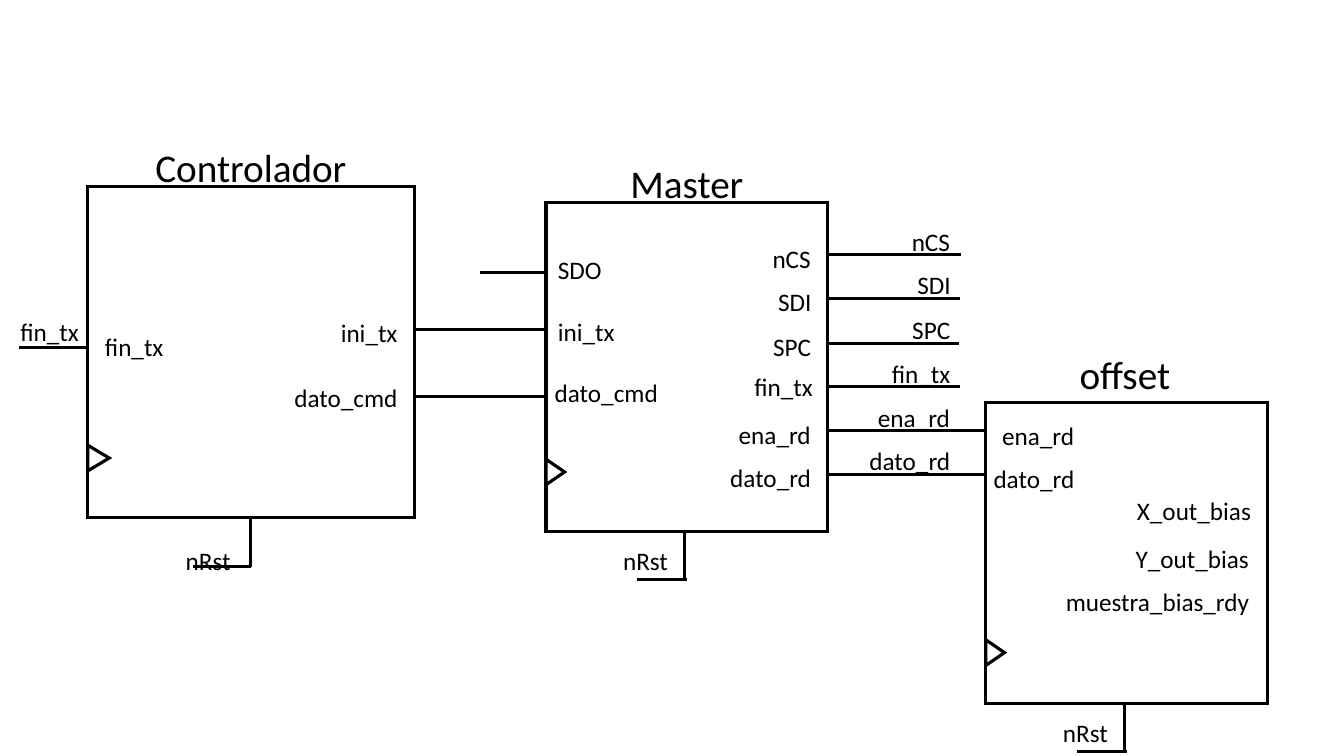
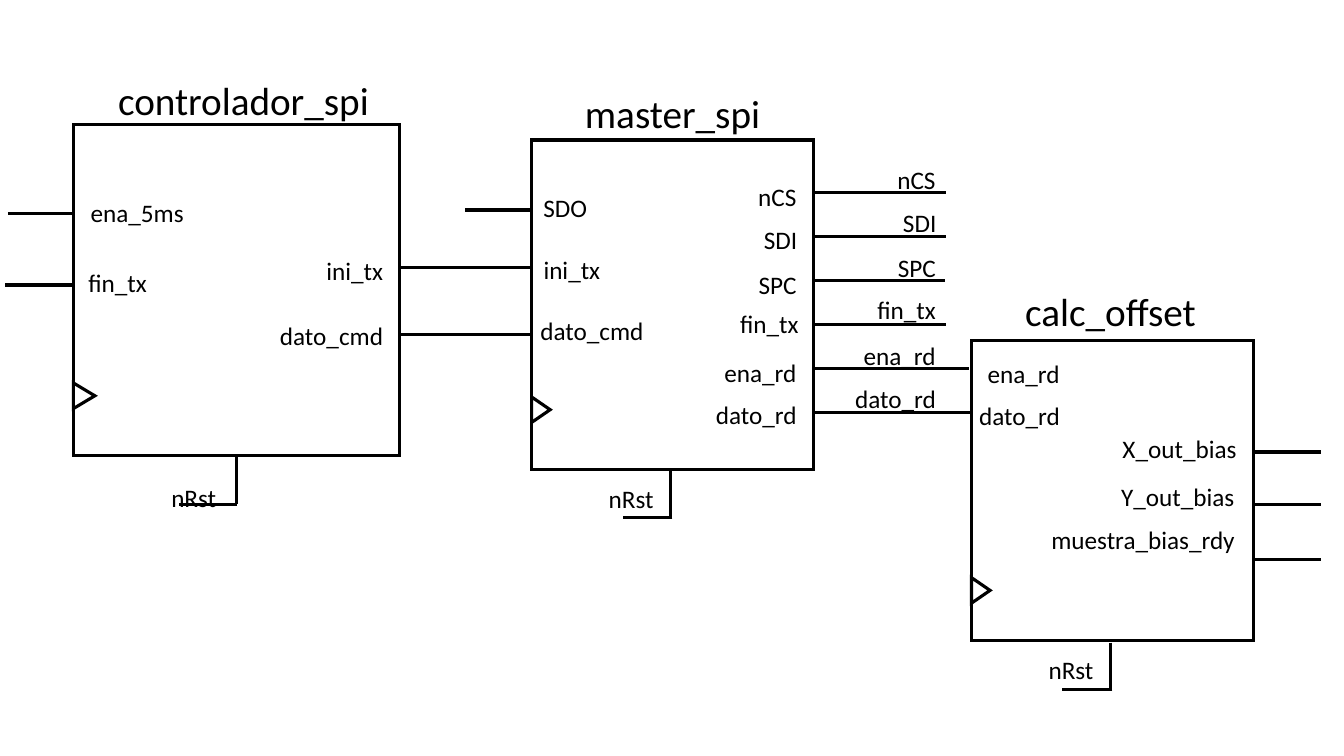
Before and after one commit to Chen1127HF/DD2, a slide deck: slide 1 of DD2_Proyecto_Chen/doc/Diagrama_Bloques.pptx (slide 2 before the commit). Drawn at 1344x756 pixels with LibreOffice and Linux fonts; fonts in the diff are those of the drawing. Boxes give left, top, right and bottom in pixels: in the first picture for what was removed or moved away, otherwise in the second. Text is boxed around its words. In the diff, an @@ line names an element or a change of style, - is before the commit and + after.

```diff
--- a/DD2_Proyecto_Chen/doc/Diagrama_Bloques.pptx
+++ b/DD2_Proyecto_Chen/doc/Diagrama_Bloques.pptx
@@ text at (118,87,369,125): text changed @@
-Controlador
+controlador_spi
@@ text at (585,101,760,135): text changed @@
-Master
+master_spi
@@ text added at (91,205,184,226), 18 pt, text #000000 @@
+ena_5ms
@@ line moved from (827, 475) - (986, 475) to (814, 193) - (947, 193) @@
@@ line added from (8, 214) to (76, 214), #000000 2.25 pt @@
@@ 14 texts, 4 lines, 3 triangles, 1 rectangle: place and size @@
-14 texts, 4 lines, 3 triangles, 1 rectangle at (88,262,1268,752)
+14 texts, 4 lines, 3 triangles, 1 rectangle at (74,200,1254,690)
@@ line moved from (415, 396) - (545, 396) to (400, 267) - (530, 267) @@
@@ line moved from (828, 298) - (960, 298) to (813, 281) - (946, 281) @@
@@ text at (1025,298,1196,332): text changed @@
-offset
+calc_offset
@@ text removed at (20,323,78,348) @@
-fin_tx
@@ line moved from (414, 330) - (545, 330) to (400, 334) - (530, 334) @@
@@ line moved from (828, 387) - (961, 387) to (814, 369) - (970, 369) @@
@@ 3 lines: place and size @@
-3 lines at (827,255,984,431)
+3 lines at (813,236,972,412)
@@ line added from (1253, 452) to (1321, 452), #000000 2.25 pt @@
@@ 12 texts, 4 lines, 2 rectangles: place and size @@
-12 texts, 4 lines, 2 rectangles at (19,187,1251,753)
+12 texts, 4 lines, 2 rectangles at (5,124,1236,691)
@@ line added from (1253, 504) to (1321, 504), #000000 2.25 pt @@
@@ line added from (1253, 560) to (1321, 560), #000000 2.25 pt @@
```
Also in this commit, not shown: 1 other slide changed, 2 slides added, 5 slides removed, 3 other files.
